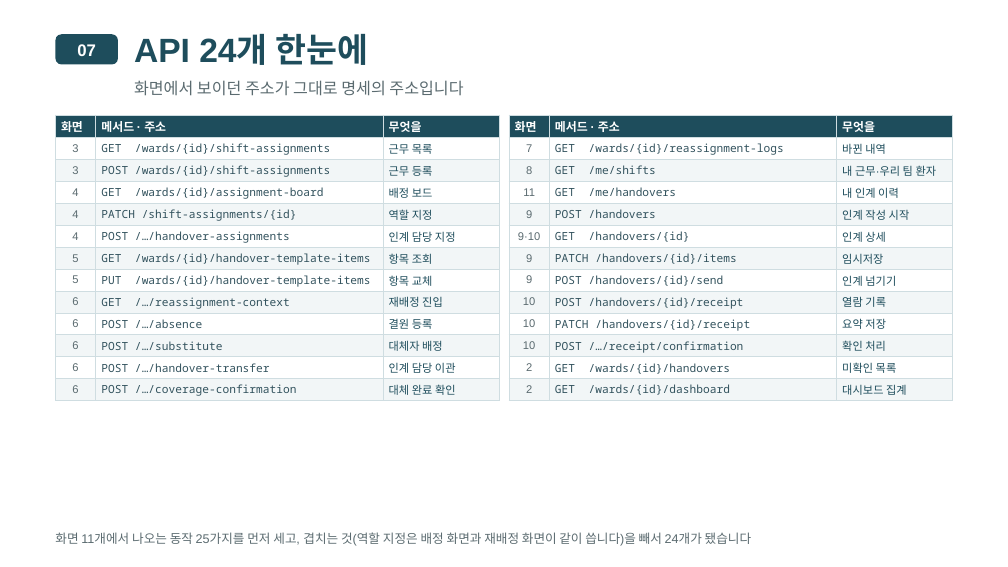
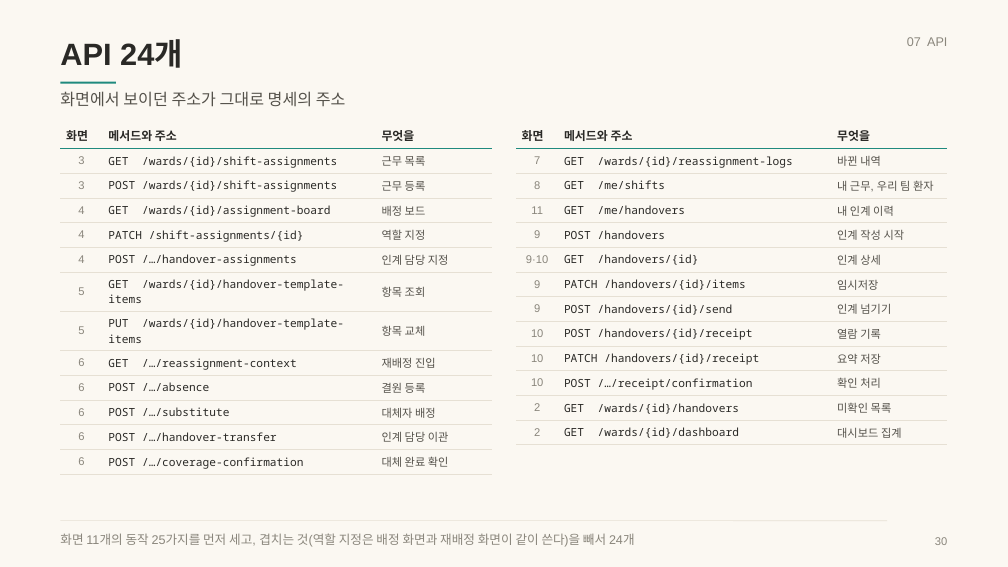
Before and after one commit to wodnjs2020136144/skala-webservice-mini, a slide deck: slide 30 of deliverables/10반_황재원_너와나의인계고리-개요.pptx. Drawn at 1008x567 pixels with LibreOffice and Linux fonts; fonts in the diff are those of the drawing. Boxes give left, top, right and bottom in pixels: in the first picture for what was removed or moved away, otherwise in the second. Text is boxed around its words. In the diff, an @@ line names an element or a change of style, - is before the commit and + after.

```diff
--- a/deliverables/10반_황재원_너와나의인계고리-개요.pptx
+++ b/deliverables/10반_황재원_너와나의인계고리-개요.pptx
@@ background #FFFFFF to #FBF8F2 @@
@@ rounded rectangle removed at <box>55,34,118,65</box> @@
@@ text at <box>60,41,183,68</box>: text changed; size 24 to 22 pt; text colour #1E4D5C to #2A2926 @@
-API 24개 한눈에
+API 24개
@@ text at <box>907,37,947,46</box>: text changed; size 12 to 9 pt; text colour #FFFFFF to #8A867C; bold off @@
-07
+07 API
@@ line added from (60, 83) to (116, 83), #1F8A7E 1.5 pt @@
@@ text at <box>60,91,346,107</box>: text changed; text colour #5B6B70 to #55524B @@
-화면에서 보이던 주소가 그대로 명세의 주소입니다
+화면에서 보이던 주소가 그대로 명세의 주소
@@ table at <box>60,123,492,473</box> @@
-row 1, column 2: 메서드 · 주소
+row 1, column 2: 메서드와 주소
@@ fill #1E4D5C to none in row 1 @@
@@ fill #FFFFFF to none in 18 cells @@
@@ fill #F2F6F7 to none in 18 cells @@
@@ text colour #FFFFFF to #2A2926 in "화면", "무엇을" @@
@@ text colour #5B6B70 to #8A867C in "3", "3", "4", "4" and 8 more places @@
@@ text colour #33535E to #2A2926 in "GET /wards/{id}/shift-assignments", "POST /wards/{id}/shift-assignments", "GET /wards/{id}/assignment-board", "PATCH /shift-assignments/{id}" and 8 more places @@
@@ text colour #1E4D5C to #55524B in "근무 목록", "근무 등록", "배정 보드", "역할 지정" and 8 more places @@
@@ borders changed @@
@@ table: place and size @@
-table at <box>55,115,499,400</box>
+table at <box>60,123,492,473</box>
@@ table at <box>516,123,948,442</box> @@
-row 1, column 2: 메서드 · 주소
+row 1, column 2: 메서드와 주소
-row 3, column 3: 내 근무·우리 팀 환자
+row 3, column 3: 내 근무, 우리 팀 환자
@@ fill #1E4D5C to none in row 1 @@
@@ fill #FFFFFF to none in 18 cells @@
@@ fill #F2F6F7 to none in 18 cells @@
@@ text colour #FFFFFF to #2A2926 in "화면", "무엇을" @@
@@ text colour #5B6B70 to #8A867C in "7", "8", "11", "9" and 8 more places @@
@@ text colour #33535E to #2A2926 in "GET /wards/{id}/reassignment-logs", "GET /me/shifts", "GET /me/handovers", "POST /handovers" and 8 more places @@
@@ text colour #1E4D5C to #55524B in "바뀐 내역", "내 인계 이력", "인계 작성 시작", "인계 상세" and 7 more places @@
@@ borders changed @@
@@ table: place and size @@
-table at <box>509,115,953,399</box>
+table at <box>516,123,948,442</box>
@@ text at <box>60,533,635,547</box>: text changed; text colour #5B6B70 to #8A867C @@
-화면 11개에서 나오는 동작 25가지를 먼저 세고, 겹치는 것(역할 지정은 배정 화면과 재배정 화면이 같이 씁니다)을 빼서 24개가 됐습니다
+화면 11개의 동작 25가지를 먼저 세고, 겹치는 것(역할 지정은 배정 화면과 재배정 화면이 같이 쓴다)을 빼서 24개
@@ line added from (60, 521) to (887, 521), #E6E0D4 0.5 pt @@
@@ text added at <box>935,537,947,545</box>, 8 pt, text #8A867C @@
+30
```
Also in this commit, not shown: 35 other slides changed, 6 other files.
